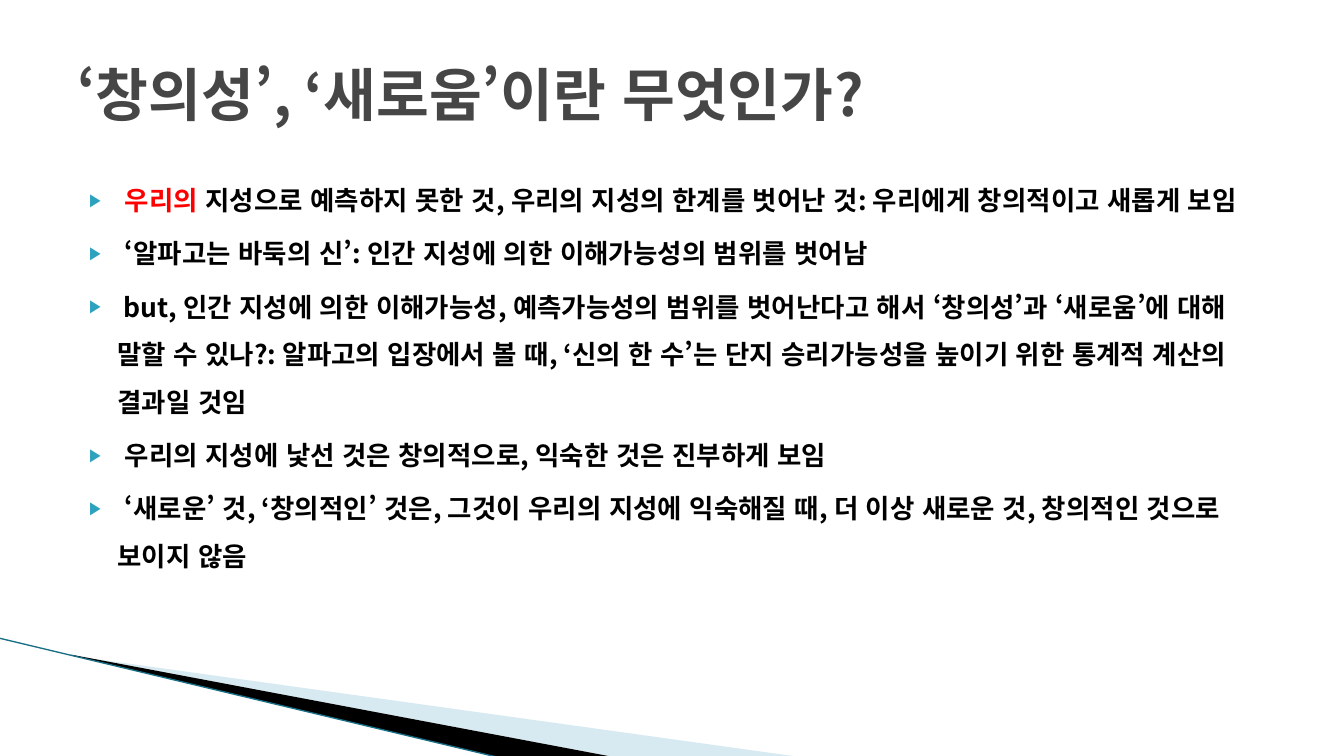
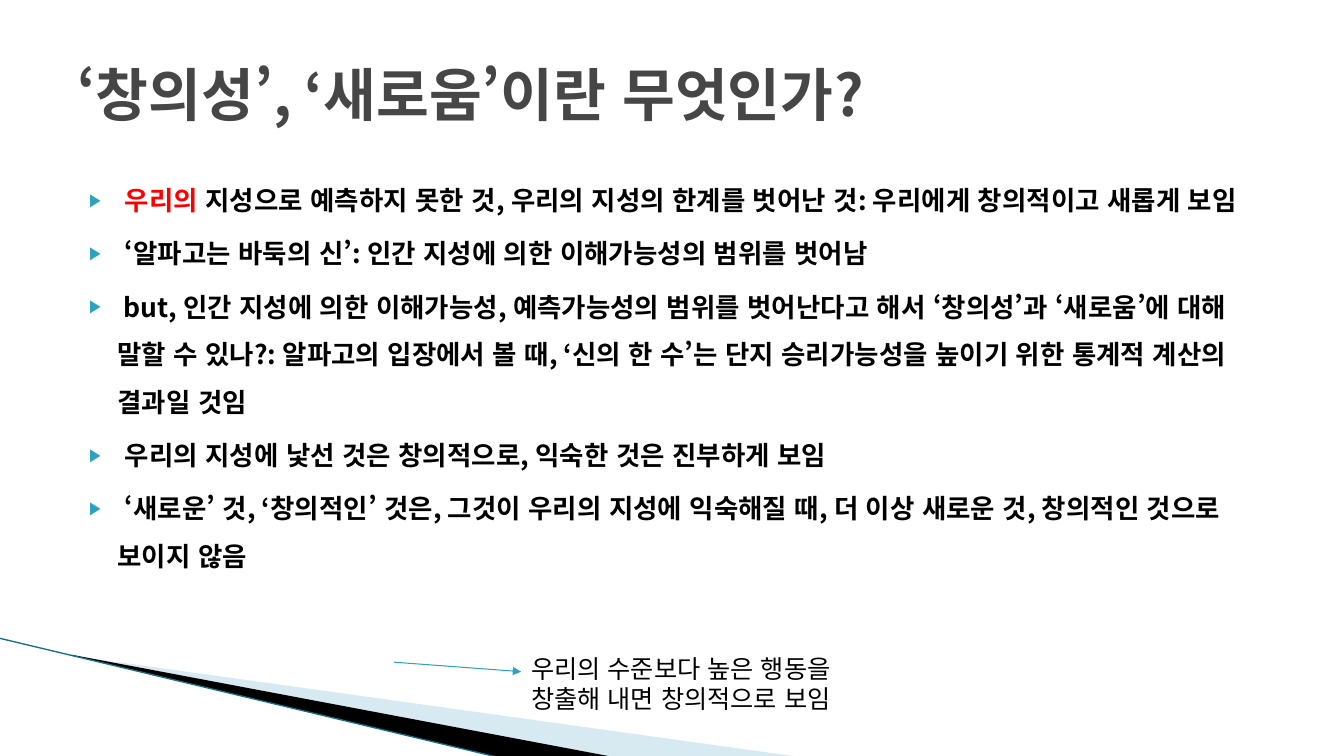
Before and after one commit to dw5450/3rd_grade_study, a slide deck: slide 8 of 윤리와철학/수업 ppt/인간 동물 기계 %284%29 - 인간과 인공지능의 차이는 무엇인가. 창의성과 자기의식.pptx. Drawn at 1344x756 pixels with LibreOffice and Linux fonts; fonts in the diff are those of the drawing; background and template pictures are left out. Boxes give left, top, right and bottom in pixels: in the first picture for what was removed or moved away, otherwise in the second. Text is boxed around its words. In the diff, an @@ line names an element or a change of style, - is before the commit and + after.

```diff
--- a/윤리와철학/수업 ppt/인간 동물 기계 %284%29 - 인간과 인공지능의 차이는 무엇인가. 창의성과 자기의식.pptx
+++ b/윤리와철학/수업 ppt/인간 동물 기계 %284%29 - 인간과 인공지능의 차이는 무엇인가. 창의성과 자기의식.pptx
@@ text added at (531,657,831,710), 18 pt, text #000000 @@
+우리의 수준보다 높은 행동을 창출해 내면 창의적으로 보임
@@ arrow added from (394, 662) to (521, 671), #2DA2BF 0.75 pt @@
```
Also in this commit, not shown: 6 other slides changed, 29 other files.
